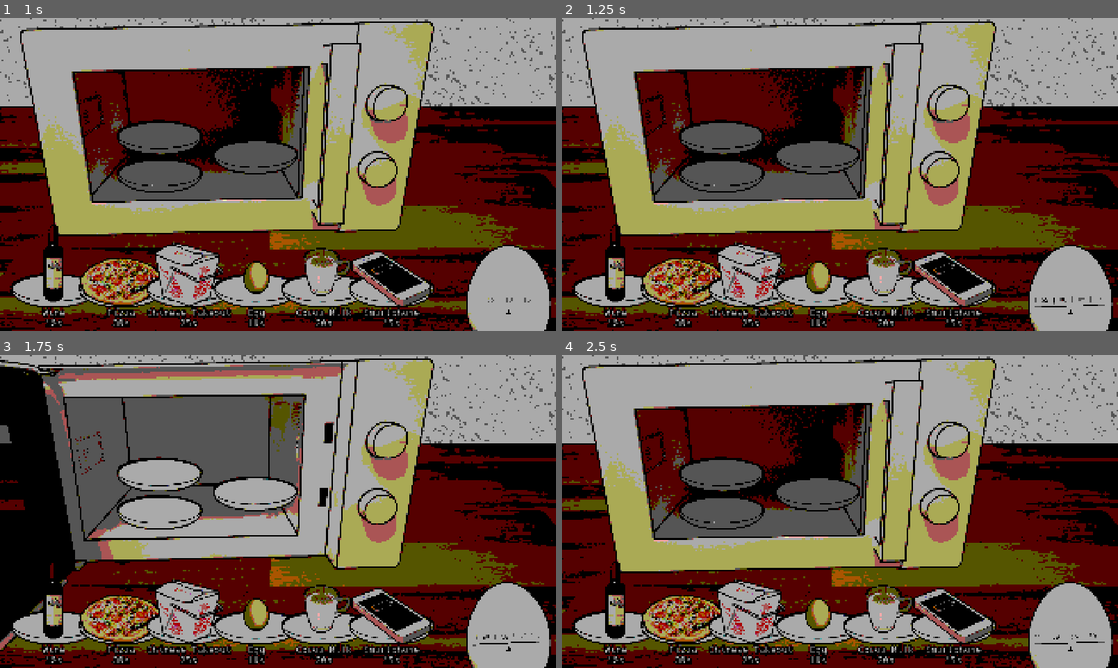
Above: before the commit, frames 1-4 (two rows, left to right).
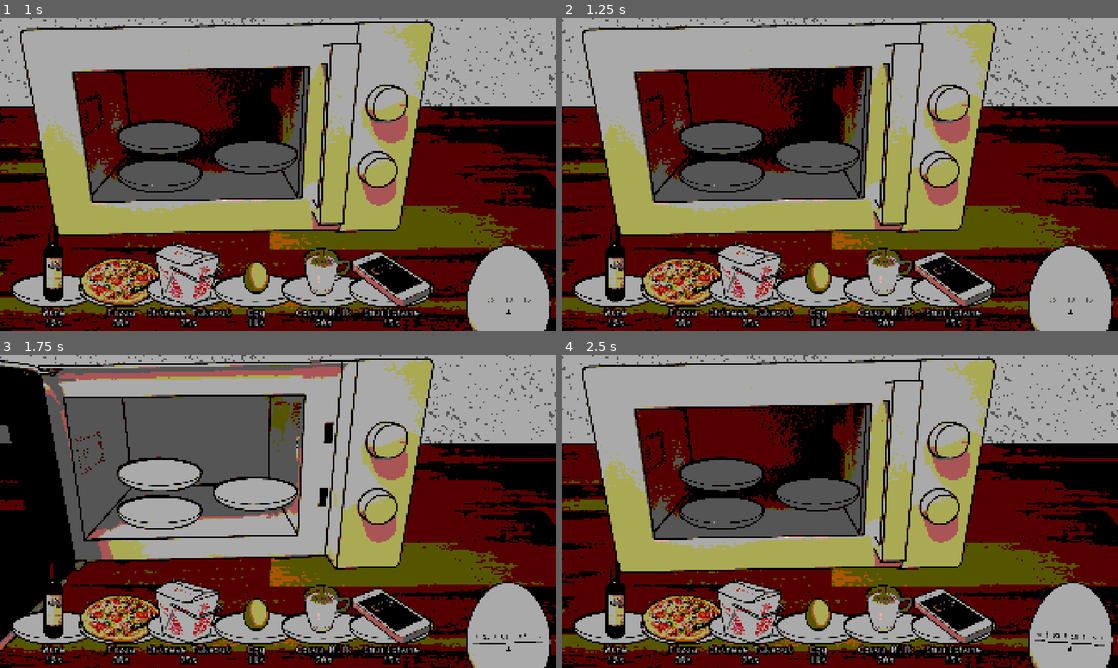
Above: after the commit, the same moments.

Repository: AnJ95/gmtk-2026
Game: Godot game, scene res://main/Main.tscn
Same seed, same stepped clock (60 frames per second), same inputs: the game is played once before the commit and once after it.
Inputs (mouse positions are in pixels of both pictures, inside the frame that each line leads up to):
- Up to frame 1 (1 s): tap Enter at 0.5 s; drag from (194, 130) to (55, 290) at 0.52 s
- Up to frame 2 (1.25 s): no input
- Up to frame 3 (1.75 s): drag from (166, 527) to (255, 492) at 1.27 s
- Up to frame 4 (2.5 s): move the mouse to (895, 442) at 2.02 s; click (895, 442) at 2.17 s

Frame 1 is identical in both runs. In frame 2, 0.2% of the frame differs, in the area x 84-100%, y 72-100%; in frame 3, 0.1%; in frame 4, 0.4%, in the area x 83-100%, y 71-100%.

Commit message:
Add fake score node, start next level after 5s

Diff:
--- a/level/LevelManager.gd
+++ b/level/LevelManager.gd
@@ -3,7 +3,7 @@
 signal level_prepare(level: Level)
 
 var levels := [
-	Level.new(60, 3, [
+	Level.new(10, 3, [
 		preload("res://item/items/item_wine_bottle.tscn"),
 		preload("res://item/items/item_pizza.tscn"),
 		preload("res://item/items/item_chinese_takeout.tscn"),
@@ -34,3 +34,6 @@
 func start_level(level_id: int):
 	current_level_id = level_id
 	level_prepare.emit(levels[current_level_id])
+
+func _on_rating_rating_end() -> void:
+	start_level(current_level_id + 1)
--- a/main/Main.tscn
+++ b/main/Main.tscn
@@ -53,8 +53,10 @@
 
 [connection signal="level_end" from="Timer" to="Microwave" method="_on_timer_level_end"]
 [connection signal="level_end" from="Timer" to="Shelf" method="_on_timer_level_end"]
+[connection signal="level_end" from="Timer" to="Rating" method="_on_timer_level_end"]
 [connection signal="level_start" from="Timer" to="Microwave" method="_on_timer_level_start"]
 [connection signal="level_start" from="Timer" to="Shelf" method="_on_timer_level_start"]
+[connection signal="rating_end" from="Rating" to="LevelManager" method="_on_rating_rating_end"]
 [connection signal="level_prepare" from="LevelManager" to="Microwave" method="_on_level_manager_level_prepare"]
 [connection signal="level_prepare" from="LevelManager" to="Shelf" method="_on_level_manager_level_prepare"]
 [connection signal="level_prepare" from="LevelManager" to="Timer" method="_on_level_manager_level_prepare"]
--- a/rating/rating.gd
+++ b/rating/rating.gd
@@ -1 +1,9 @@
 extends Node2D
+
+signal rating_end
+
+
+func _on_timer_level_end() -> void:
+	await get_tree().create_timer(5).timeout
+	 # TODO: Show stamps, set points flying, await button blick
+	rating_end.emit()
